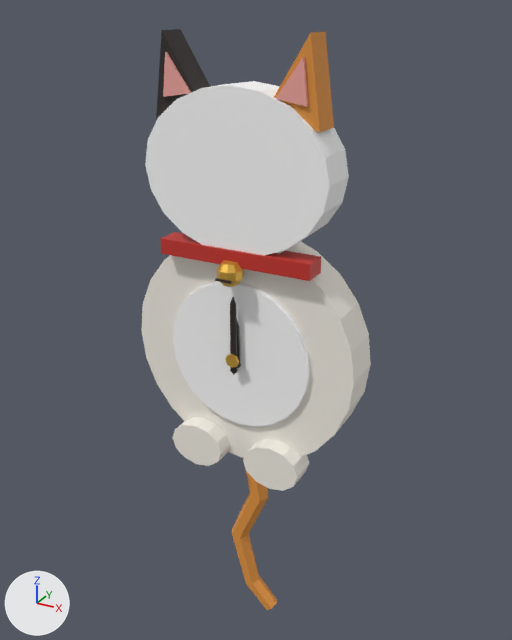
The glTF model public/models/catclock.glb: old version first, new version second.
Before and after are seen from a camera (50 mm lens) standing at (0.29, -0.537, 0.286) and looking at (0.002, -0.013, 0.024). Lighting does not change. The marker at lower left points along +X, +Y and +Z. The picture after the commit comes second. Where no turn or scale is listed for an object, it has been applied to the vertices. Vertices at exactly the same position are counted once.

Objects in the first picture: 'CatClockBody', 'CatClockTail' and 2 more.
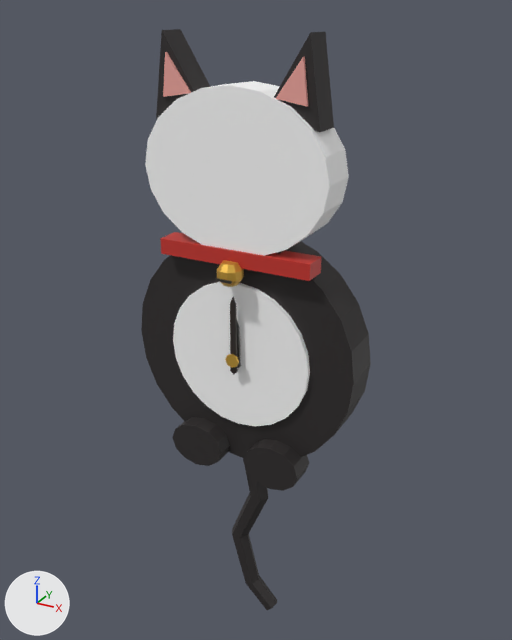
Location of each change, (x1, y1, x2, y2) in pixels of the pictures (512 x 640 px):
'CatClockTail', recoloured (orange to black)
    both: (232, 458, 277, 610)
part 1 of me_cc_case, recoloured (white to black)
    both: (141, 241, 371, 491)
part 2 of me_cc_case, recoloured (orange to black)
    both: (274, 32, 334, 132)

What the commit changed:
Material 'CatClockFur' (mat_catclockfur) is new.
Its base color is (0.0242, 0.0203, 0.0203) (black #2b2727).
Its roughness is 0.6.
me_cc_case has 280 vertices, 508 faces and spans x -0.11..0.11, y -0.066..0.0, z -0.122..0.271.
me_cc_case is used by ob_catclockbody; location (0.0, 0.0, 0.0).
me_cc_case part 1: 180 faces spanning x -0.11..0.11, y -0.056..0.0, z -0.122..0.11 switch from mat_catclockwhite (white #f7f2e8) to mat_catclockfur (black #2b2727).
me_cc_case part 2: 8 faces spanning x 0.026..0.074, y -0.046..-0.02, z 0.203..0.271 switch from mat_catclockginger (orange #e3953f) to mat_catclockfur (black #2b2727).
me_catclocktail has 30 vertices, 56 faces and spans x -0.019..0.036, y -0.015..0.01, z -0.195..0.002.
me_catclocktail no longer uses material mat_catclockginger (orange #e3953f).
me_catclocktail gains material mat_catclockfur (black #2b2727).
